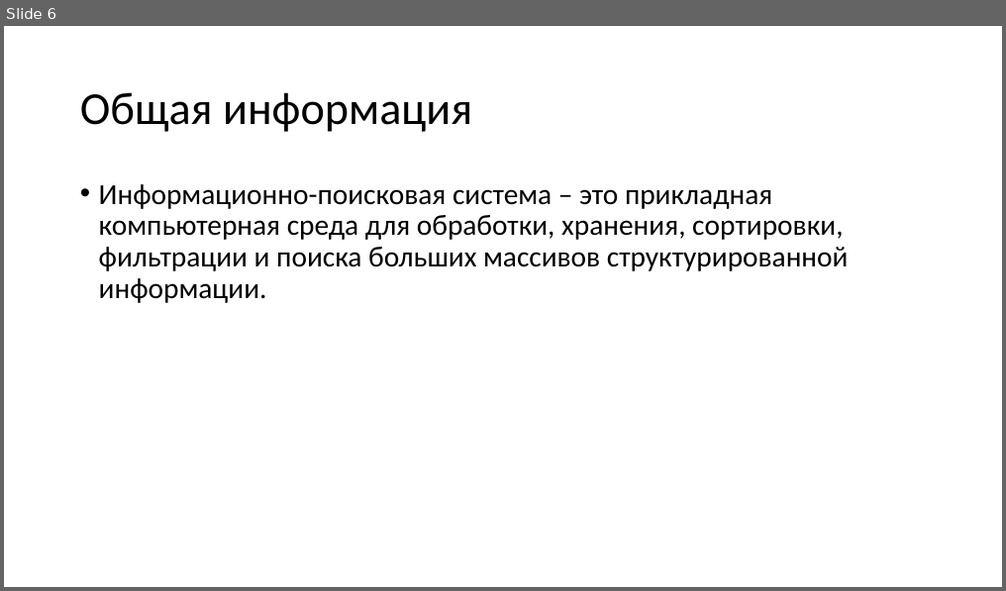
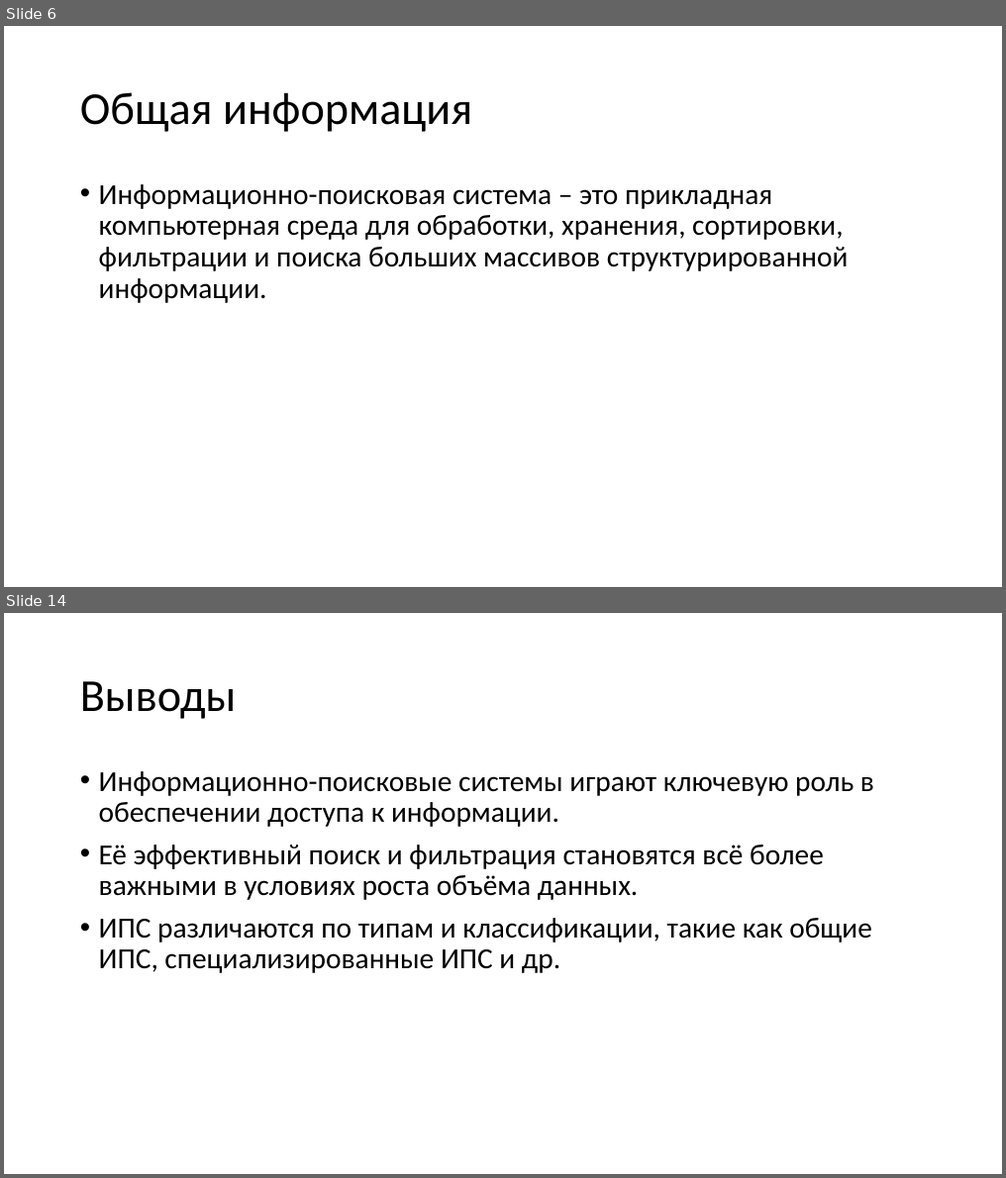
Before and after one commit to ZXTgbh/Laboratornaya-, a slide deck: pr_1.pptx. Shown one above the other, each under a label of ours: slide 6 before the commit, slides 6 and 14 after it; the slides between them are not shown. The pictures are 1006x591 and 1006x1178 pixels, drawn with LibreOffice and Linux fonts; fonts in the diff are those of the drawing. Boxes give left, top, right and bottom in pixels: in the first picture for what was removed or moved away, otherwise in the second. Text is boxed around its words. In the diff, an @@ line names an element or a change of style, - is before the commit and + after.

```diff
--- a/pr_1.pptx
+++ b/pr_1.pptx
@@ slide 14 added at [4,613,1002,1174], background #FFFFFF @@
@@ title added at [80,681,237,719], 44 pt, text #000000 @@
+Выводы
@@ text added at [99,771,874,973], 28 pt, text #000000 @@
+• Информационно-поисковые системы играют ключевую роль в обеспечении доступа к информации.
+• Её эффективный поиск и фильтрация становятся всё более важными в условиях роста объёма данных.
+• ИПС различаются по типам и классификации, такие как общие ИПС, специализированные ИПС и др.
```
Also in this commit, not shown: 2 slides changed, 9 other slides added, 5 slides removed.
